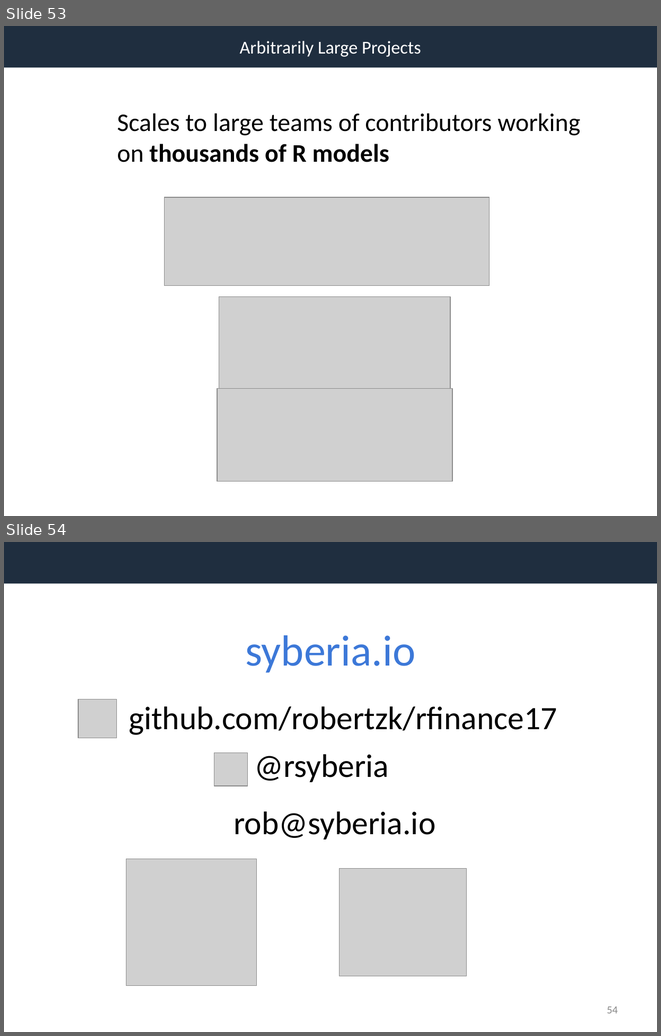
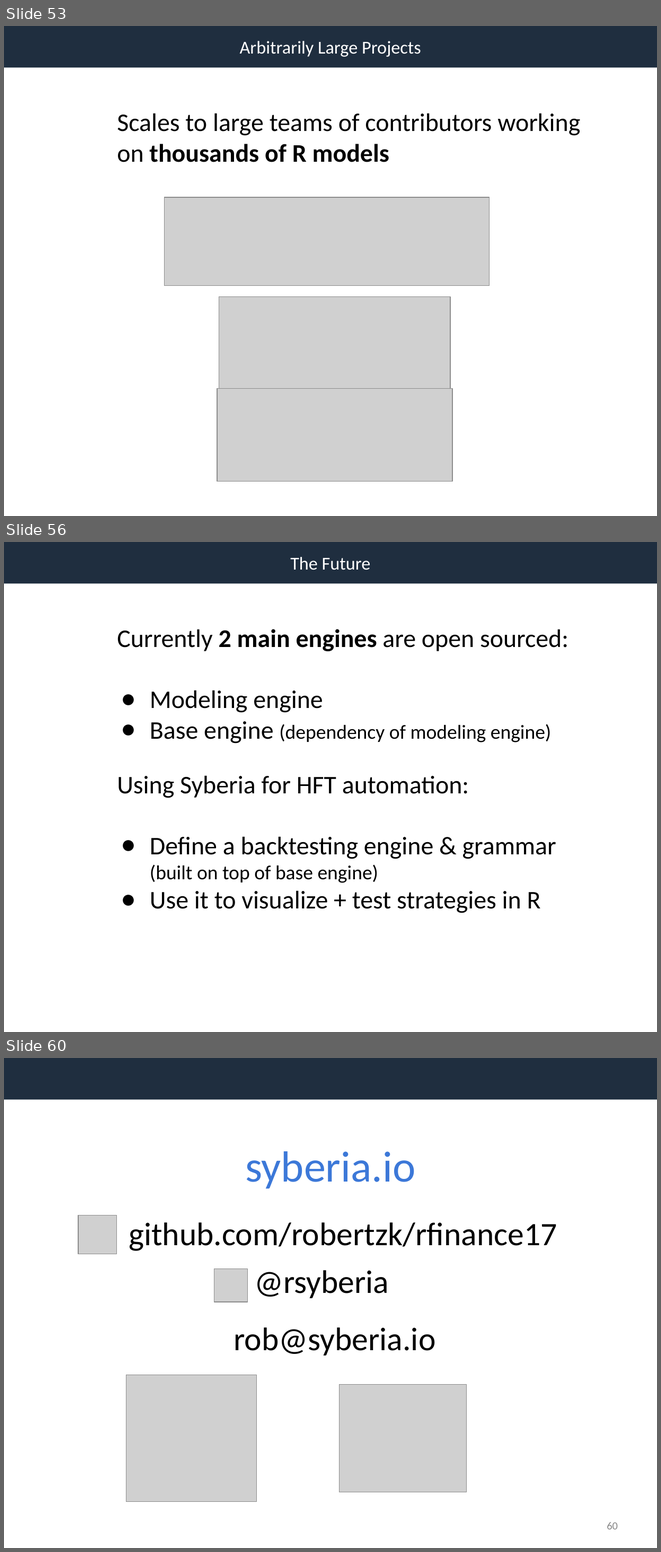
Before and after one commit to robertzk/rfinance17, a slide deck: syberia_slides.pptx. Shown one above the other, each under a label of ours: slides 53 and 54 before the commit, slides 53, 56 and 60 after it; the slides between them are not shown. The pictures are 661x1036 and 661x1552 pixels, drawn with LibreOffice and Linux fonts; fonts in the diff are those of the drawing; grey boxes stand for pictures. Boxes give left, top, right and bottom in pixels: in the first picture for what was removed or moved away, otherwise in the second. Text is boxed around its words. In the diff, an @@ line names an element or a change of style, - is before the commit and + after.

Commit message:
Updated slides.

```diff
--- a/syberia_slides.pptx
+++ b/syberia_slides.pptx
@@ slide 56 added at bbox=[4, 542, 657, 1032], background #FFFFFF; not listed: 1 template element that a slide beside it also shows @@
@@ text added at bbox=[290, 557, 371, 570], 20 pt, text #FFFFFF @@
+The Future
@@ text added at bbox=[117, 629, 568, 913], 28 pt, text #000000 @@
+Currently 2 main engines are open sourced:
+● Modeling engine
+● Base engine (dependency of modeling engine)
+Using Syberia for HFT automation:
+● Define a backtesting engine & grammar (built on top of base engine)
+● Use it to visualize + test strategies in R
@@ what was slide 54 is now slide 60 @@
@@ page number at bbox=[607, 1522, 618, 1529]: text changed @@
-54
+60
```
Also in this commit, not shown: 5 other slides added, 1 other file.
